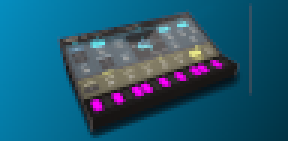
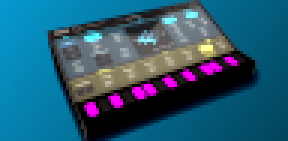
Layers edited between the first and the second 288×141 image:
painted on "Warszawa.png" over [0,0,288,141]
added layer "Background" over [0,0,288,141]
